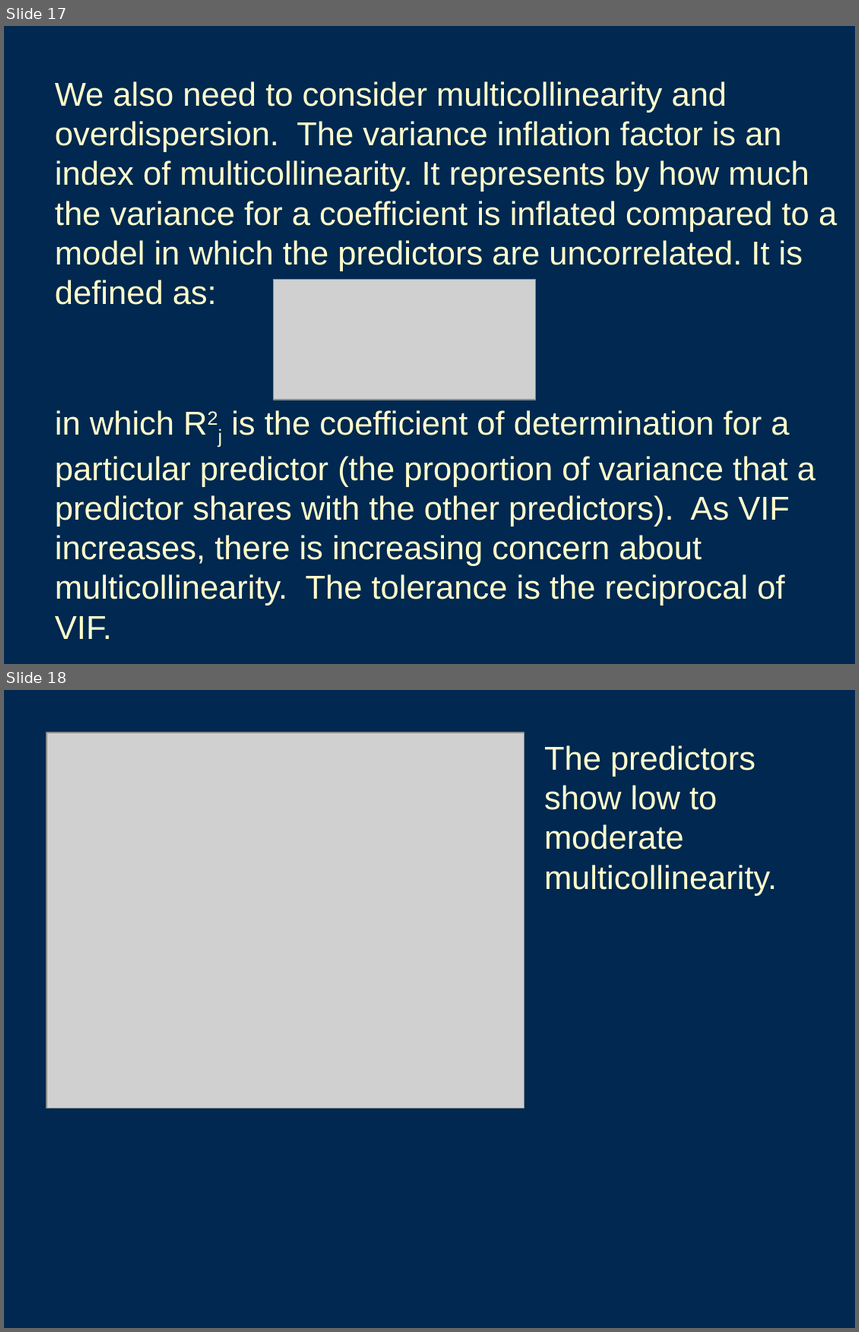
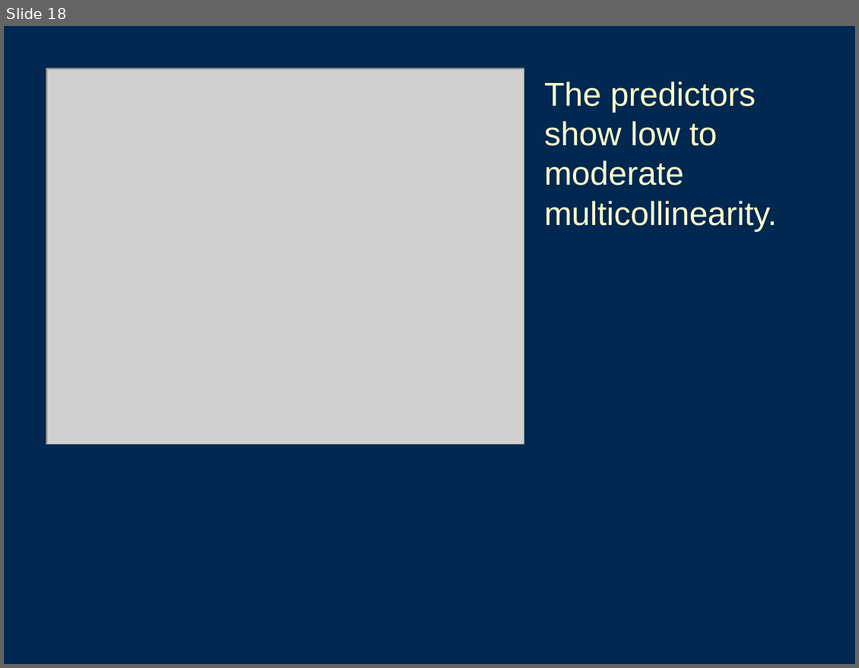
Before and after one commit to emoriebeck/homeworks, a slide deck: multivariate/Class Materials/23 Logistic Regression II/Logistic_Regression_II(2).ppt. Shown one above the other, each under a label of ours: slides 17 and 18 before the commit, slide 18 after it. The pictures are 859x1332 and 859x668 pixels, drawn with LibreOffice and Linux fonts; fonts in the diff are those of the drawing; grey boxes stand for pictures. Boxes give left, top, right and bottom in pixels: in the first picture for what was removed or moved away, otherwise in the second. Text is boxed around its words. In the diff, an @@ line names an element or a change of style, - is before the commit and + after.

```diff
--- a/multivariate/Class Materials/23 Logistic Regression II/Logistic_Regression_II(2).ppt
+++ b/multivariate/Class Materials/23 Logistic Regression II/Logistic_Regression_II(2).ppt
@@ slide 17 removed at box(4, 26, 855, 664), background #002850 @@
@@ text removed at box(55, 81, 837, 639) @@
-We also need to consider multicollinearity and overdispersion. The variance inflation factor is an index of multicollinearity. It represents by how much the variance for a coefficient is inflated compared to a model in which the predictors are uncorrelated. It is defined as:
-in which R2j is the coefficient of determination for a particular predictor (the proportion of variance that a predictor shares with the other predictors). As VIF increases, there is increasing concern about multicollinearity. The tolerance is the reciprocal of VIF.
@@ picture removed at box(274, 280, 536, 401) @@
```
Also in this commit, not shown: 1 slide changed, 3 slides added, 2 other slides removed, 10 other files.
